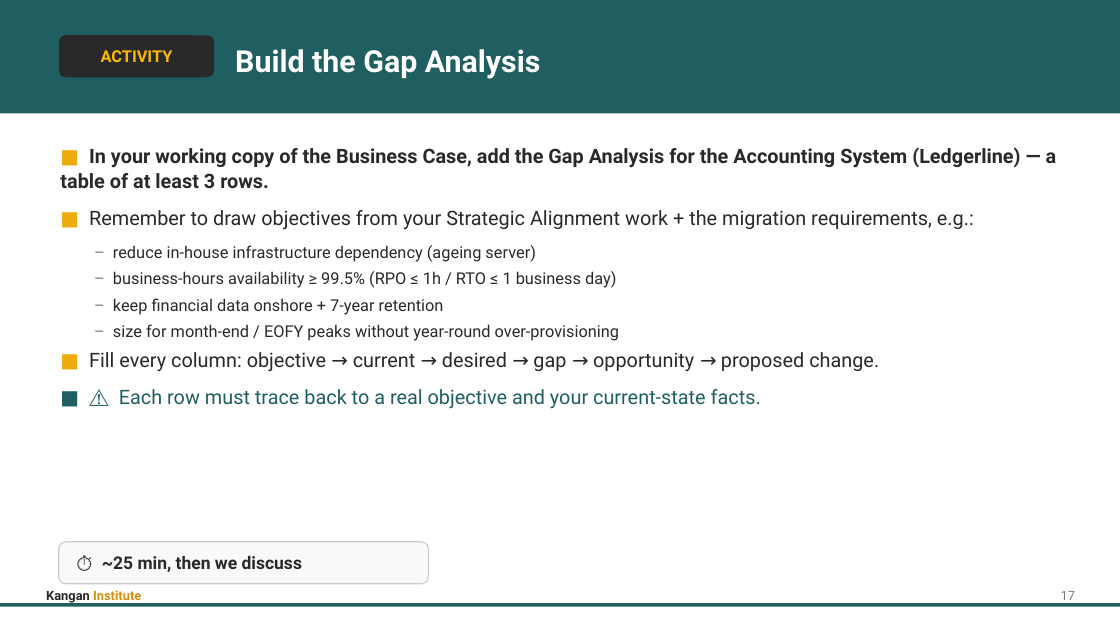
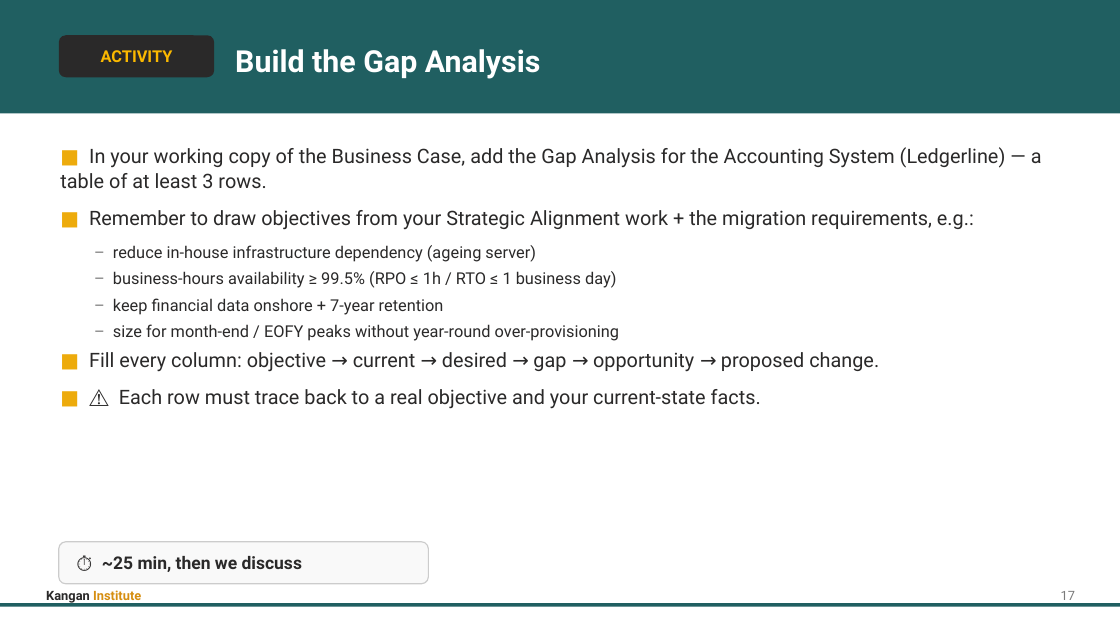
Before and after one commit to Digital-Initiatives-Kangan-Institute/diploma-cloud-cyber-content-s1, a slide deck: slide 21 of S1-CL1-Cloud-Design-Build/delivery/topic_02/Topic_02_Slides.pptx. Drawn at 1120x630 pixels with LibreOffice and Linux fonts; fonts in the diff are those of the drawing. Boxes give left, top, right and bottom in pixels: in the first picture for what was removed or moved away, otherwise in the second. Text is boxed around its words. In the diff, an @@ line names an element or a change of style, - is before the commit and + after.

```diff
--- a/S1-CL1-Cloud-Design-Build/delivery/topic_02/Topic_02_Slides.pptx
+++ b/S1-CL1-Cloud-Design-Build/delivery/topic_02/Topic_02_Slides.pptx
@@ text at <box>60,147,1042,409</box>: bold off in "In your working copy of the Business ..."; text colour #205F61 to #EDAB0C in "■"; text colour #205F61 to #2A2929 in "⚠ Each row must trace back to ..." @@
```
Also in this commit, not shown: 12 other slides changed, 59 other files.
